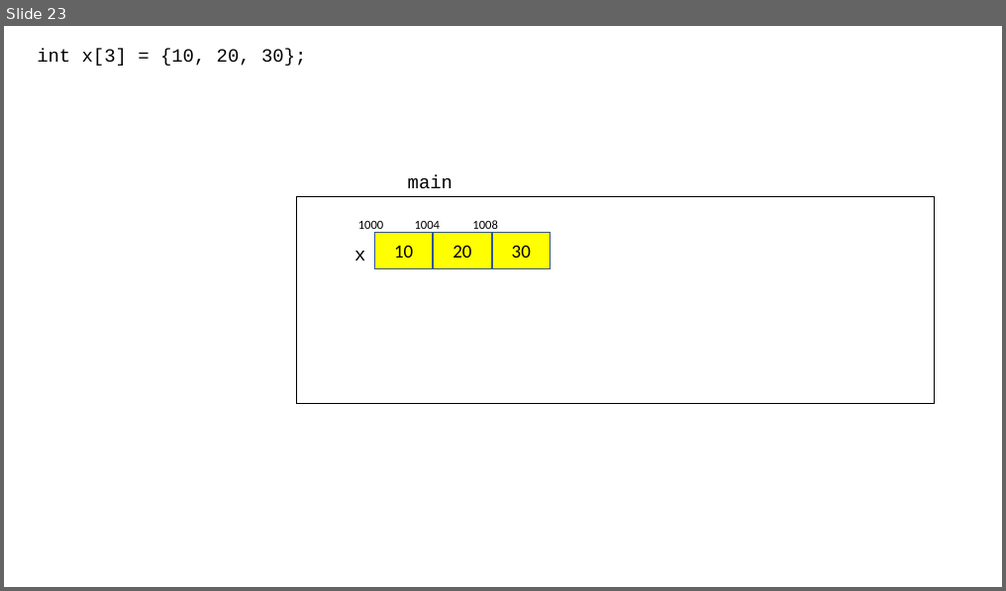
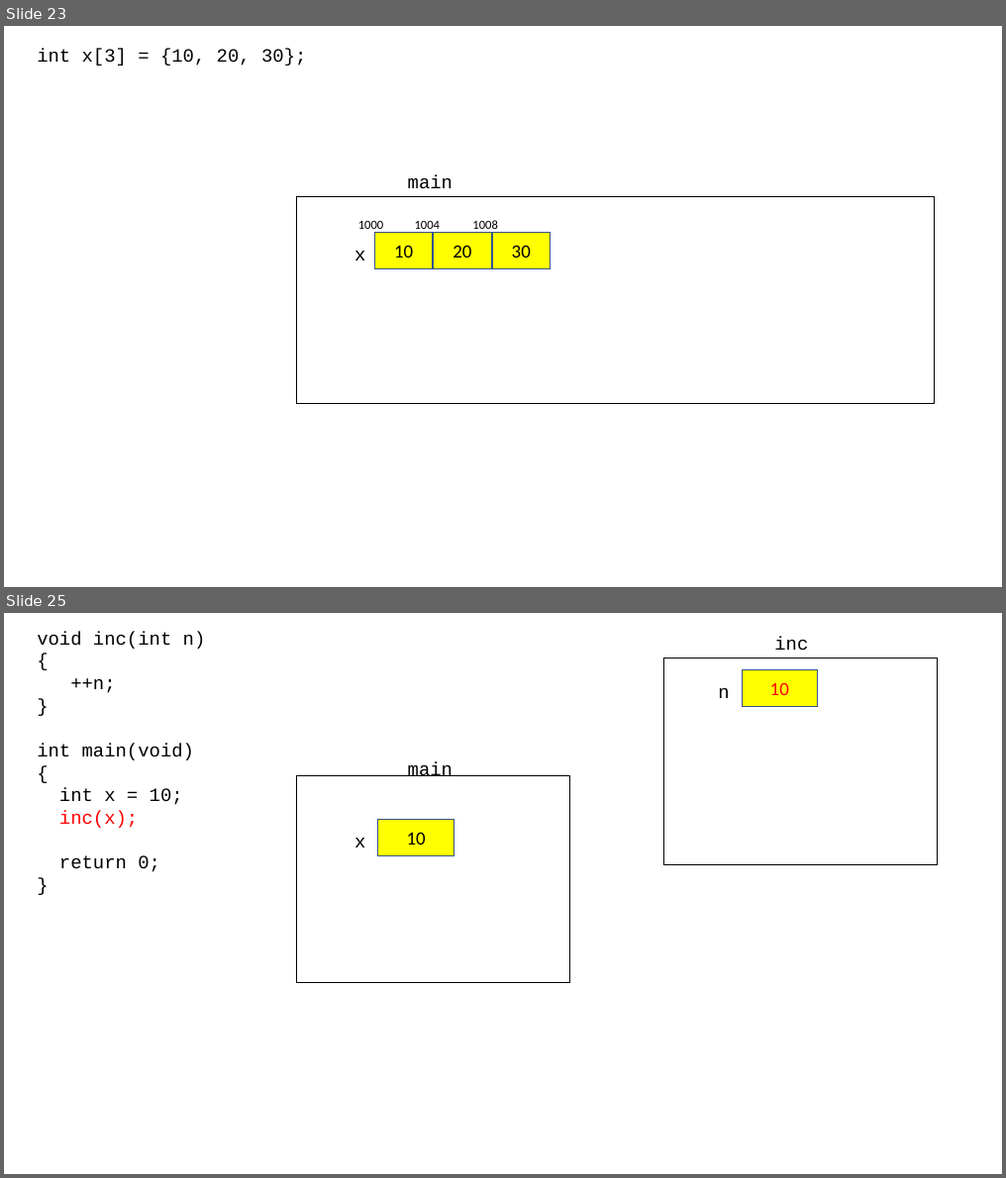
Before and after one commit to Seyoung9304/hyundai_swip, a slide deck: 230216.pptx. Shown one above the other, each under a label of ours: slide 23 before the commit, slides 23 and 25 after it; the slides between them are not shown. The pictures are 1006x591 and 1006x1178 pixels, drawn with LibreOffice and Linux fonts; fonts in the diff are those of the drawing. Boxes give left, top, right and bottom in pixels: in the first picture for what was removed or moved away, otherwise in the second. Text is boxed around its words. In the diff, an @@ line names an element or a change of style, - is before the commit and + after.

```diff
--- a/230216.pptx
+++ b/230216.pptx
@@ slide 25 added at <box>4,613,1002,1174</box>, background #FFFFFF @@
@@ text added at <box>37,631,206,872</box>, 18 pt, text #000000 @@
+void inc(int n)
+{
+++n;
+}
+int main(void)
+{
+int x = 10;
+inc(x);
+return 0;
+}
@@ text added at <box>774,637,808,651</box>, 18 pt, text #000000 @@
+inc
@@ rectangle added at <box>663,658,938,864</box>, fill #FFFFFF, outline #000000 1 pt @@
@@ rectangle added at <box>743,669,818,707</box>, fill #FFFF00, outline #325491 1 pt, 18 pt, text #FF0000 @@
+10
@@ text added at <box>718,688,729,698</box>, 18 pt, text #000000 @@
+n
@@ rectangle added at <box>297,776,570,983</box>, fill #FFFFFF, outline #000000 1 pt @@
@@ text added at <box>408,762,452,776</box>, 18 pt, text #000000 @@
+main
@@ rectangle added at <box>378,820,453,857</box>, fill #FFFF00, outline #325491 1 pt, 18 pt, text #000000 @@
+10
@@ text added at <box>354,838,365,848</box>, 18 pt, text #000000 @@
+x
```
Also in this commit, not shown: 8 other slides added, 1 other file.
